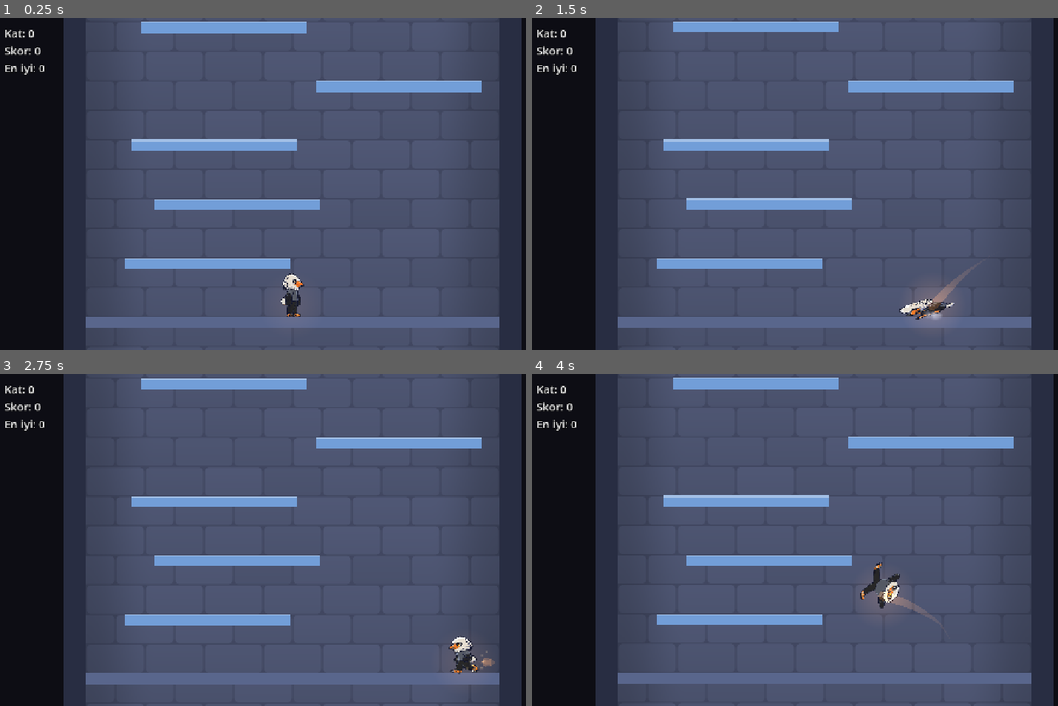
Above: before the commit, frames 1-4 (two rows, left to right).
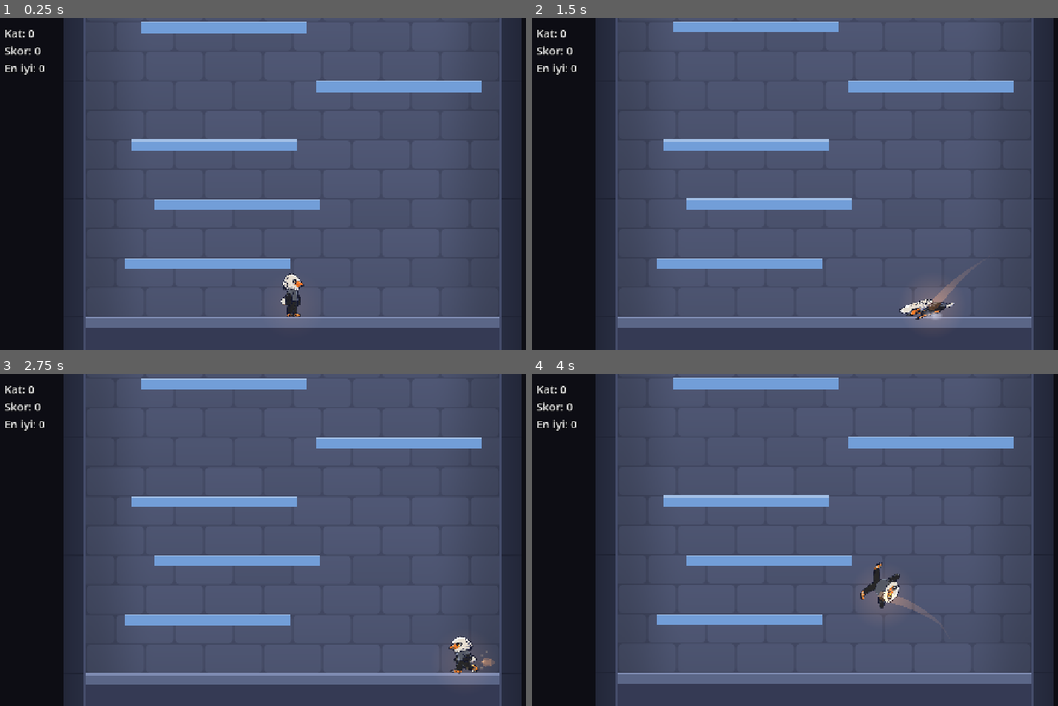
Above: after the commit, the same moments.

Repository: tahapek5454/Tower-Climb
Game: Godot game, scene res://scenes/main.tscn
Two runs of this game, one before a commit and one after it. Both use one fixed random seed, a clock stepped at 60 frames per second and the inputs below.
Inputs (mouse positions are in pixels of both pictures, inside the frame that each line leads up to):
- Up to frame 1 (0.25 s): no input
- Up to frame 2 (1.5 s): tap Enter at 0.5 s; move the mouse to (952, 167) at 0.52 s; hold Right (move_right) 0.53-1.25 s; hold Shift 0.53-1.25 s; click (952, 167) at 0.67 s; tap Space (jump) at 0.77, 1.07 s; drag from (705, 200) to (795, 250) at 1.27 s
- Up to frame 3 (2.75 s): move the mouse to (352, 466) at 2.02 s; hold Right (move_right) from 2.03 s (still down); tap Ctrl at 2.1 s
- Up to frame 4 (4 s): release Right (move_right) at 2.75 s; drag from (795, 606) to (647, 490) at 2.77 s; move the mouse to (1000, 589) at 3.52 s; hold Left (move_left) from 3.53 s (still down); tap Alt at 3.6 s; tap Space (jump) at 3.77 s

The runs differ from the first frame. In frame 1, 3.7% of the frame differs, in the area x 15-96%, y 0-100%; in frame 2, 3.8%; in frame 3, 4.0%; in frame 4, 3.7%.

Commit message:
feat: taş sütun yan duvarlar ve dolu zemin (Aşama 4, madde 3)
Co-Authored-By: Claude Fable 5.2 <noreply@anthropic.com>

Diff:
--- /dev/null
+++ b/assets/shaders/tower_wall.gdshader
@@ -0,0 +1,43 @@
+shader_type canvas_item;
+// Kule yan duvarı: koyu taş sütun. Aralıklı yatay derzler (dünya koordinatında sabit),
+// kule içine bakan kenarda açık renkli ince pervaz, dış kenara doğru hafif kararma.
+
+uniform vec4 wall_color : source_color = vec4(0.16, 0.18, 0.26, 1.0);
+uniform vec4 joint_color : source_color = vec4(0.12, 0.135, 0.20, 1.0);
+uniform vec4 lip_color : source_color = vec4(0.27, 0.30, 0.42, 1.0);
+// Duvarın dünya x merkezi ve kalınlığı (px).
+uniform float center_x = 0.0;
+uniform float thickness = 48.0;
+// Kule içi duvarın hangi yanında: +1 = sağında (sol duvar), -1 = solunda (sağ duvar).
+uniform float inner_sign = 1.0;
+// Sütun parçalarının yüksekliği ve aralarındaki derzin kalınlığı (px).
+uniform float segment_height = 256.0;
+uniform float joint_width = 3.0;
+// İç kenardaki pervazın genişliği (px) ve dış kenardaki kararma oranı.
+uniform float lip_width = 5.0;
+uniform float outer_shade = 0.15;
+
+varying vec2 world_pos;
+
+
+void vertex() {
+	world_pos = (MODEL_MATRIX * vec4(VERTEX, 0.0, 1.0)).xy;
+}
+
+
+void fragment() {
+	// Dış kenardan (0) iç kenara (thickness) uzaklık.
+	float across = clamp((world_pos.x - center_x) * inner_sign + thickness * 0.5, 0.0, thickness);
+	vec3 color = wall_color.rgb * (1.0 - outer_shade * (1.0 - across / thickness));
+
+	float along = fract(world_pos.y / segment_height) * segment_height;
+	float joint_distance = min(along, segment_height - along);
+	float joint = 1.0 - smoothstep(joint_width * 0.5 - 0.5, joint_width * 0.5 + 0.5, joint_distance);
+	color = mix(color, joint_color.rgb, joint);
+
+	float lip_start = thickness - lip_width;
+	float lip = smoothstep(lip_start - 0.5, lip_start + 0.5, across);
+	color = mix(color, lip_color.rgb, lip);
+
+	COLOR = vec4(color, 1.0);
+}
--- a/scripts/tuning.gd
+++ b/scripts/tuning.gd
@@ -29,6 +29,18 @@
 ## Duvar dibindeki yumuşak gölge: genişlik (px) ve en koyu noktadaki kararma oranı.
 const INTERIOR_EDGE_SHADE_WIDTH: float = 150.0
 const INTERIOR_EDGE_SHADE_STRENGTH: float = 0.18
+
+# --- Yan duvar ve zemin görünümü (görsel; assets/shaders/tower_wall.gdshader) ---
+## Duvar sütununun parça yüksekliği (iki kat) ve parçalar arasındaki derzin kalınlığı (px).
+const WALL_SEGMENT_HEIGHT: float = FLOOR_SPACING * 2.0
+const WALL_JOINT_WIDTH: float = 3.0
+## Kule içine bakan kenardaki açık pervazın genişliği (px) ve dış kenardaki kararma oranı.
+const WALL_LIP_WIDTH: float = 5.0
+const WALL_OUTER_SHADE: float = 0.15
+## Zeminin üstündeki açık şeridin kalınlığı ve zemin görüntüsünün aşağı doğru derinliği (px).
+## Kamera aşağı inmediği için yarım ekran yeter (sarsıntı payı dahil).
+const GROUND_TOP_HEIGHT: float = 4.0
+const GROUND_VISUAL_DEPTH: float = VIEW_HEIGHT * 0.5
 
 # --- Karakter ---
 const PLAYER_WIDTH: float = 32.0
--- a/scripts/world/tower.gd
+++ b/scripts/world/tower.gd
@@ -2,8 +2,10 @@
 extends Node2D
 ## Kule: sol/sağ duvarlar ve zemin. Dünya orijini: x=0 kule ortası, y=0 zeminin üstü, yukarı = -y.
 ## Duvarlar kamerayı dikeyde takip eder; böylece kule sonsuz görünür.
+## Desenler shader'da dünya koordinatından hesaplanır: duvar kamerayla kaysa da taşlar yerinde durur.
 
 const INTERIOR_SHADER: Shader = preload("res://assets/shaders/tower_interior.gdshader")
+const WALL_SHADER: Shader = preload("res://assets/shaders/tower_wall.gdshader")
 
 var _walls: Node2D
 
@@ -15,17 +17,20 @@
 
 	_walls.add_child(_make_interior())
 
-	var wall_size := Vector2(Tuning.WALL_THICKNESS, Tuning.WALL_HEIGHT)
 	var wall_x: float = (Tuning.TOWER_WIDTH + Tuning.WALL_THICKNESS) * 0.5
-	_walls.add_child(_make_body("LeftWall", Vector2(-wall_x, 0.0), wall_size, WorldPalette.WALL))
-	_walls.add_child(_make_body("RightWall", Vector2(wall_x, 0.0), wall_size, WorldPalette.WALL))
+	_walls.add_child(_make_wall("LeftWall", -wall_x, 1.0))
+	_walls.add_child(_make_wall("RightWall", wall_x, -1.0))
 
-	var ground_size := Vector2(Tuning.TOWER_WIDTH, Tuning.PLATFORM_THICKNESS)
-	var ground_pos := Vector2(0.0, Tuning.PLATFORM_THICKNESS * 0.5)
-	add_child(_make_body("Ground", ground_pos, ground_size, WorldPalette.GROUND))
+	add_child(_make_ground())
 
 
-## Arka duvar: taş deseni shader ile çizilir (desen dünya koordinatında sabit).
+func _physics_process(_delta: float) -> void:
+	var camera: Camera2D = get_viewport().get_camera_2d()
+	if camera != null:
+		_walls.position.y = camera.get_screen_center_position().y
+
+
+## Arka duvar: taş deseni shader ile çizilir.
 func _make_interior() -> Polygon2D:
 	var material := ShaderMaterial.new()
 	material.shader = INTERIOR_SHADER
@@ -48,14 +53,51 @@
 	return interior
 
 
-func _physics_process(_delta: float) -> void:
-	var camera: Camera2D = get_viewport().get_camera_2d()
-	if camera != null:
-		_walls.position.y = camera.get_screen_center_position().y
+## Yan duvar: çarpışma gövdesi + taş sütun görünümü.
+## inner_sign: kule içi duvarın sağındaysa +1 (sol duvar), solundaysa -1 (sağ duvar).
+func _make_wall(wall_name: String, center_x: float, inner_sign: float) -> StaticBody2D:
+	var material := ShaderMaterial.new()
+	material.shader = WALL_SHADER
+	material.set_shader_parameter(&"wall_color", WorldPalette.WALL)
+	material.set_shader_parameter(&"joint_color", WorldPalette.WALL_JOINT)
+	material.set_shader_parameter(&"lip_color", WorldPalette.WALL_LIP)
+	material.set_shader_parameter(&"center_x", center_x)
+	material.set_shader_parameter(&"thickness", Tuning.WALL_THICKNESS)
+	material.set_shader_parameter(&"inner_sign", inner_sign)
+	material.set_shader_parameter(&"segment_height", Tuning.WALL_SEGMENT_HEIGHT)
+	material.set_shader_parameter(&"joint_width", Tuning.WALL_JOINT_WIDTH)
+	material.set_shader_parameter(&"lip_width", Tuning.WALL_LIP_WIDTH)
+	material.set_shader_parameter(&"outer_shade", Tuning.WALL_OUTER_SHADE)
+
+	var size := Vector2(Tuning.WALL_THICKNESS, Tuning.WALL_HEIGHT)
+	var body: StaticBody2D = _make_body(wall_name, Vector2(center_x, 0.0), size)
+	var visual: Polygon2D = make_rect_visual(size, Color.WHITE)
+	visual.material = material
+	body.add_child(visual)
+	return body
 
 
-## Ortalanmış dikdörtgen çarpışma gövdesi + görseli.
-func _make_body(body_name: String, pos: Vector2, size: Vector2, color: Color) -> StaticBody2D:
+## Zemin: çarpışma gövdesi ince bir levha; görüntü ekranın altına kadar inen dolu bir taban.
+func _make_ground() -> StaticBody2D:
+	var slab_size := Vector2(Tuning.TOWER_WIDTH, Tuning.PLATFORM_THICKNESS)
+	var body: StaticBody2D = _make_body("Ground", Vector2(0.0, slab_size.y * 0.5), slab_size)
+
+	var base_size := Vector2(Tuning.TOWER_WIDTH, Tuning.GROUND_VISUAL_DEPTH)
+	var base: Polygon2D = make_rect_visual(base_size, WorldPalette.GROUND_BASE)
+	base.position.y = (base_size.y - slab_size.y) * 0.5
+	body.add_child(base)
+
+	body.add_child(make_rect_visual(slab_size, WorldPalette.GROUND))
+
+	var top_size := Vector2(Tuning.TOWER_WIDTH, Tuning.GROUND_TOP_HEIGHT)
+	var top: Polygon2D = make_rect_visual(top_size, WorldPalette.GROUND_TOP)
+	top.position.y = (top_size.y - slab_size.y) * 0.5
+	body.add_child(top)
+	return body
+
+
+## Ortalanmış dikdörtgen çarpışma gövdesi (görselsiz).
+func _make_body(body_name: String, pos: Vector2, size: Vector2) -> StaticBody2D:
 	var body := StaticBody2D.new()
 	body.name = body_name
 	body.position = pos
@@ -65,8 +107,6 @@
 	var collider := CollisionShape2D.new()
 	collider.shape = shape
 	body.add_child(collider)
-
-	body.add_child(make_rect_visual(size, color))
 	return body
 
 
--- a/scripts/world/world_palette.gd
+++ b/scripts/world/world_palette.gd
@@ -7,6 +7,11 @@
 ## Kule içi arka duvar: taş ve derz.
 const INTERIOR_STONE := Color(0.30, 0.33, 0.44)
 const INTERIOR_JOINT := Color(0.255, 0.28, 0.38)
-## Yan duvarlar ve zemin.
+## Yan duvarlar: sütun gövdesi, yatay derz ve kule içine bakan kenardaki açık pervaz.
 const WALL := Color(0.16, 0.18, 0.26)
-const GROUND := Color(0.35, 0.40, 0.55)
+const WALL_JOINT := Color(0.12, 0.135, 0.20)
+const WALL_LIP := Color(0.27, 0.30, 0.42)
+## Zemin: üst levha, üstündeki açık şerit ve altındaki dolu taban.
+const GROUND := Color(0.36, 0.40, 0.53)
+const GROUND_TOP := Color(0.50, 0.55, 0.70)
+const GROUND_BASE := Color(0.21, 0.23, 0.33)
Not shown, added: assets/shaders/tower_wall.gdshader.uid
Not shown, changed: docs/PROGRESS.md
